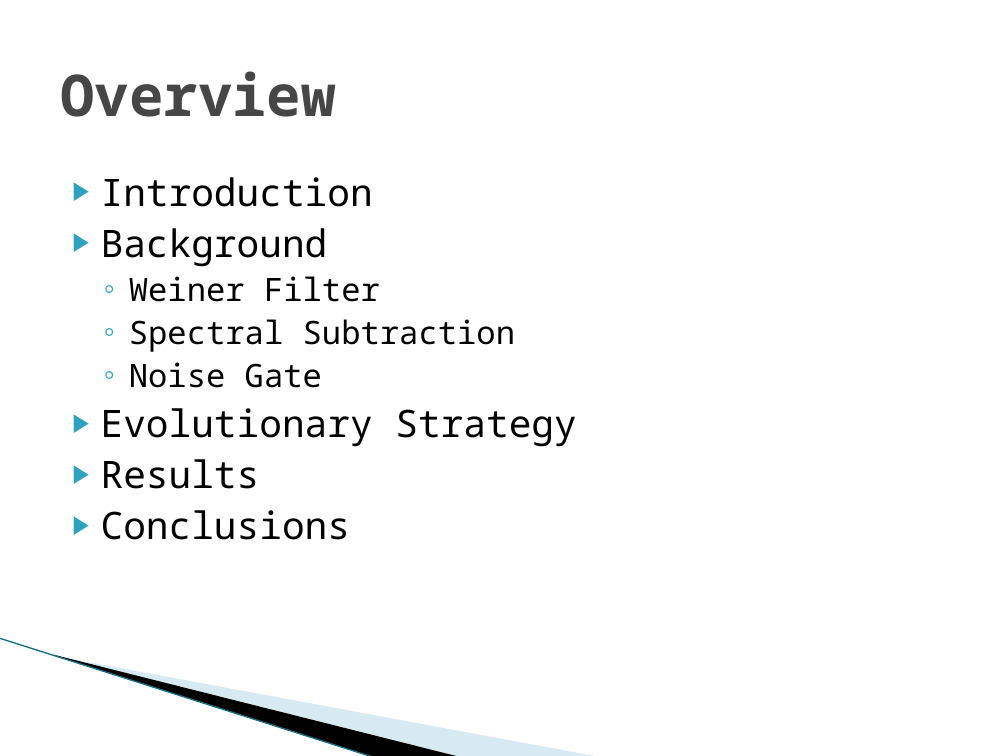
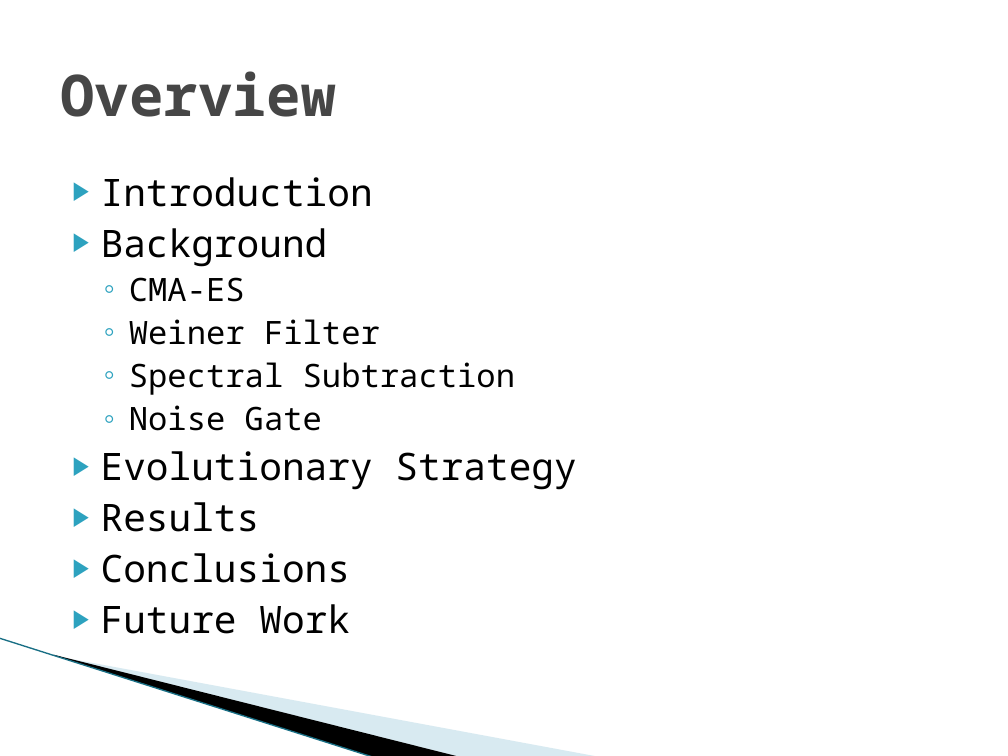
Before and after one commit to vfasburg/cse_848, a slide deck: slide 2 of project/848_Project_Presentation_Fasburg_Thomas.pptx. Drawn at 1008x756 pixels with LibreOffice and Linux fonts; fonts in the diff are those of the drawing; background and template pictures are left out. Boxes give left, top, right and bottom in pixels: in the first picture for what was removed or moved away, otherwise in the second. Text is boxed around its words. In the diff, an @@ line names an element or a change of style, - is before the commit and + after.

```diff
--- a/project/848_Project_Presentation_Fasburg_Thomas.pptx
+++ b/project/848_Project_Presentation_Fasburg_Thomas.pptx
@@ text at (129,277,245,302): paragraph added @@
+  ◦ CMA-ES
@@ text at (101,604,350,634): paragraph added @@
+▶ Future Work
```
Also in this commit, not shown: 5 other slides changed, 1 slide added.
